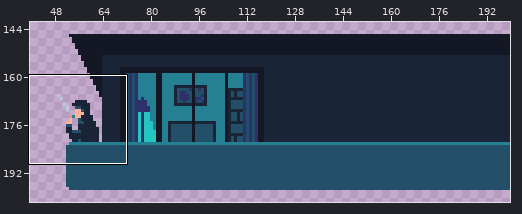
A pixel-art file gets an edit: Other/assets-working/apartments/v4-2/apartment-1.aseprite. The first picture is a wide view before the edit; the outline marks the close-up.
Close-up. As it was:
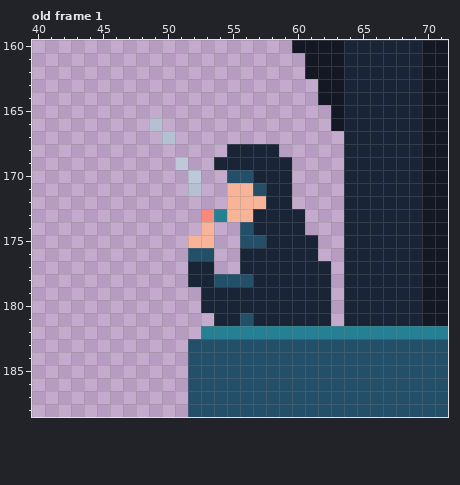
200x650 pixels, 1 frame. Shown: old frame 1: x 40..71, y 160..188. The wide view leaves out empty margins. The commit also changed other frames or places, which this record leaves out.
After:
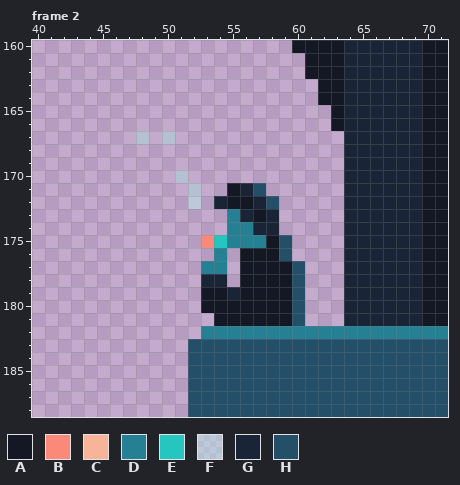
Palette (. is transparent): A #141824  B #fb8979  C #f8b499  D #268094  E #25c6bf  F #b2faed64  G #192537  H #244f69
A new or re-ordered frame is compared with the old frame closest to it.
The exact change:
frames 1 -> 4
layer "Man 1" now shown
layer "Man 2" now hidden
--- frame 2 is new; against old frame 1
@@ x 46..64 @@
 165 .................AG
-166 ...F.............AG
-167 ....F.............G
-168 .........GGGG.....G
-169 .....F..GGGGGG....G
-170 ......F..HHGGG....G
-171 ......F..CCHGG....G
-172 .........CCCGG....G
-173 .......BDCCGGGG...G
-174 .......C..HGGGG...G
-175 ......CC..HHGGGG..G
-176 ......HH..GGGGGG..G
-177 ......GG..GGGGGGG.G
-178 ......GGHHHGGGGGG.G
-179 .......GGGGGGGGGG.G
-180 .......GGGGGGGGGG.G
-181 ........GGHGGGGGG.G
+166 .................AG
+167 ..F.F.............G
+168 ..................G
+169 ..................G
+170 .....F............G
+171 ......F..AGH......G
+172 ......F.GAAGH.....G
+173 .........DGAG.....G
+174 .........DDGG.....G
+175 .......BEDDDAH....G
+176 ........D.AAAH....G
+177 .......DD.AAAAH...G
+178 .......GG.AAAAH...G
+179 .......AAGAAAAH...G
+180 .......AAAAAAAH...G
+181 ........AAAAAAH...G
 182 .......DDDDDDDDDDDD
